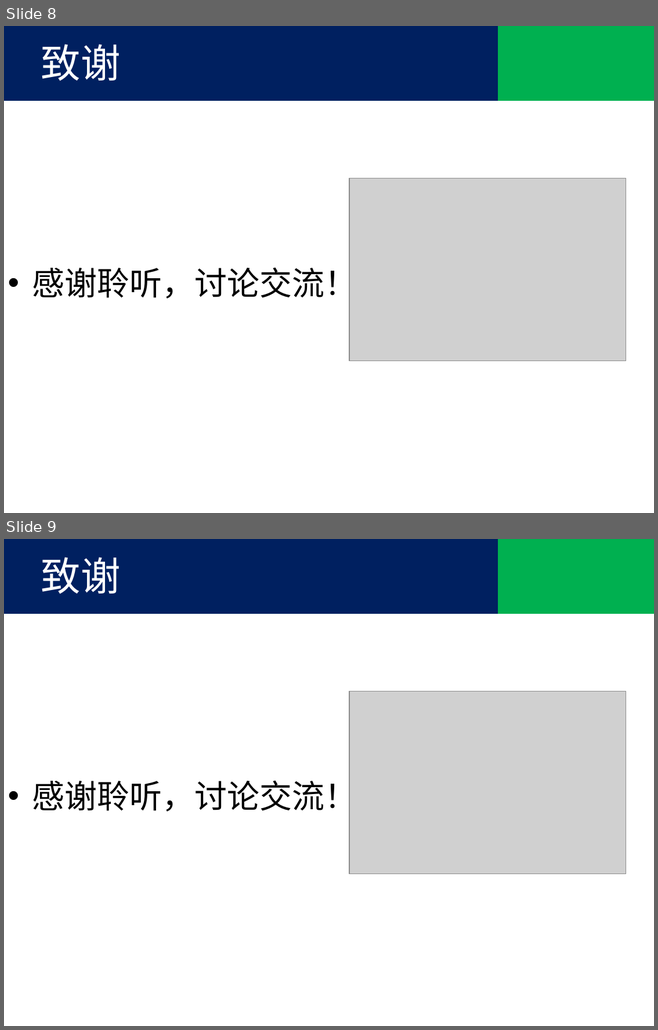
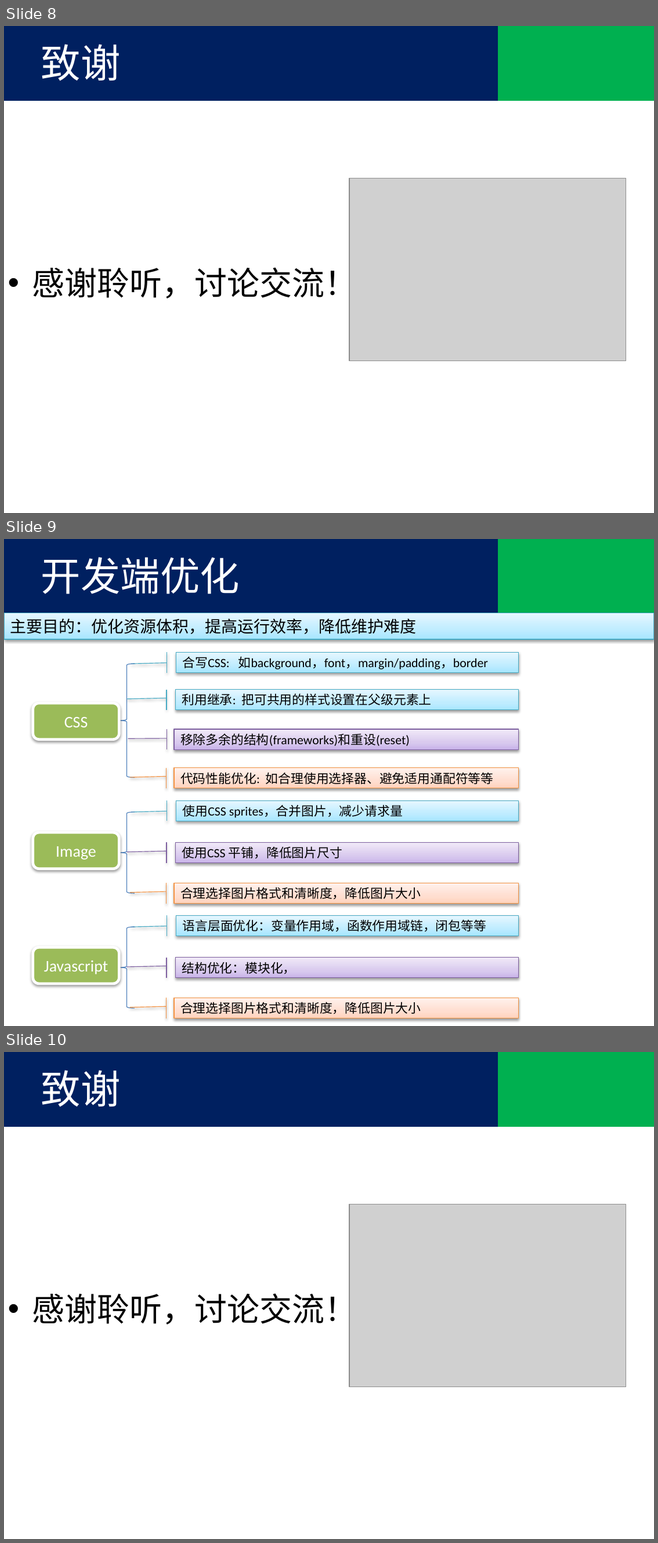
Before and after one commit to tjx222/javatrain, a slide deck: 前端优化.pptx. Shown one above the other, each under a label of ours: slides 8 and 9 before the commit, slides 8, 9 and 10 after it. The pictures are 658x1030 and 658x1543 pixels, drawn with LibreOffice and Linux fonts; fonts in the diff are those of the drawing; grey boxes stand for pictures; background and template pictures are left out. Boxes give left, top, right and bottom in pixels: in the first picture for what was removed or moved away, otherwise in the second. Text is boxed around its words. In the diff, an @@ line names an element or a change of style, - is before the commit and + after.

Commit message:
add code

```diff
--- a/前端优化.pptx
+++ b/前端优化.pptx
@@ slide 9 added at bbox=[4, 539, 654, 1026], background #FFFFFF @@
@@ rectangle added at bbox=[4, 539, 498, 614], fill #002060 @@
@@ rectangle added at bbox=[498, 539, 654, 614], fill #00B050 @@
@@ text added at bbox=[41, 557, 239, 594], 44 pt, text #FFFFFF @@
+开发端优化
@@ rectangle added at bbox=[4, 613, 654, 639], fill gradient #A7E6FF to #C1EDFF to #E7F8FF, outline #46AAC5 0.75 pt, 18 pt, text #000000 @@
+主要目的：优化资源体积，提高运行效率，降低维护难度
@@ accent border callout added at bbox=[176, 652, 518, 672], fill gradient #A7E6FF to #C1EDFF to #E7F8FF, outline #46AAC5 0.75 pt, 14 pt, text #000000 @@
+合写CSS: 如background，font，margin/padding，border
@@ left brace added at bbox=[119, 664, 134, 777], outline #4B7EBC 0.75 pt @@
@@ accent border callout added at bbox=[176, 690, 518, 710], fill gradient #A7E6FF to #C1EDFF to #E7F8FF, outline #46AAC5 0.75 pt, 14 pt, text #000000 @@
+利用继承: 把可共用的样式设置在父级元素上
@@ rounded rectangle added at bbox=[33, 703, 119, 740], fill #9BBB59, outline #FFFFFF 3 pt, 18 pt, text #FFFFFF @@
+CSS
@@ accent border callout added at bbox=[174, 729, 518, 750], fill gradient #C9B5E8 to #D8CBEE to #F0EAF9, outline #7D60A0 0.75 pt, 14 pt, text #000000 @@
+移除多余的结构(frameworks)和重设(reset)
@@ accent border callout added at bbox=[174, 768, 518, 788], fill gradient #FFD2BD to #FFDED0 to #FFF2ED, outline #F69240 0.75 pt, 14 pt, text #000000 @@
+代码性能优化: 如合理使用选择器、避免适用通配符等等
@@ left brace added at bbox=[119, 812, 134, 893], outline #4B7EBC 0.75 pt @@
@@ accent border callout added at bbox=[176, 801, 518, 821], fill gradient #A7E6FF to #C1EDFF to #E7F8FF, outline #46AAC5 0.75 pt, 14 pt, text #000000 @@
+使用CSS sprites，合并图片，减少请求量
@@ rounded rectangle added at bbox=[33, 832, 119, 869], fill #9BBB59, outline #FFFFFF 3 pt, 18 pt, text #FFFFFF @@
+Image
@@ accent border callout added at bbox=[176, 842, 518, 863], fill gradient #C9B5E8 to #D8CBEE to #F0EAF9, outline #7D60A0 0.75 pt, 14 pt, text #000000 @@
+使用CSS 平铺，降低图片尺寸
@@ accent border callout added at bbox=[174, 884, 518, 903], fill gradient #FFD2BD to #FFDED0 to #FFF2ED, outline #F69240 0.75 pt, 14 pt, text #000000 @@
+合理选择图片格式和清晰度，降低图片大小
@@ accent border callout added at bbox=[176, 916, 518, 936], fill gradient #A7E6FF to #C1EDFF to #E7F8FF, outline #46AAC5 0.75 pt, 14 pt, text #000000 @@
+语言层面优化：变量作用域，函数作用域链，闭包等等
@@ left brace added at bbox=[119, 927, 134, 1008], outline #4B7EBC 0.75 pt @@
@@ rounded rectangle added at bbox=[33, 947, 119, 984], fill #9BBB59, outline #FFFFFF 3 pt, 18 pt, text #FFFFFF @@
+Javascript
@@ accent border callout added at bbox=[176, 957, 518, 977], fill gradient #C9B5E8 to #D8CBEE to #F0EAF9, outline #7D60A0 0.75 pt, 14 pt, text #000000 @@
+结构优化：模块化，
@@ accent border callout added at bbox=[174, 998, 518, 1019], fill gradient #FFD2BD to #FFDED0 to #FFF2ED, outline #F69240 0.75 pt, 14 pt, text #000000 @@
+合理选择图片格式和清晰度，降低图片大小
@@ what was slide 9 is now slide 10 @@
```
